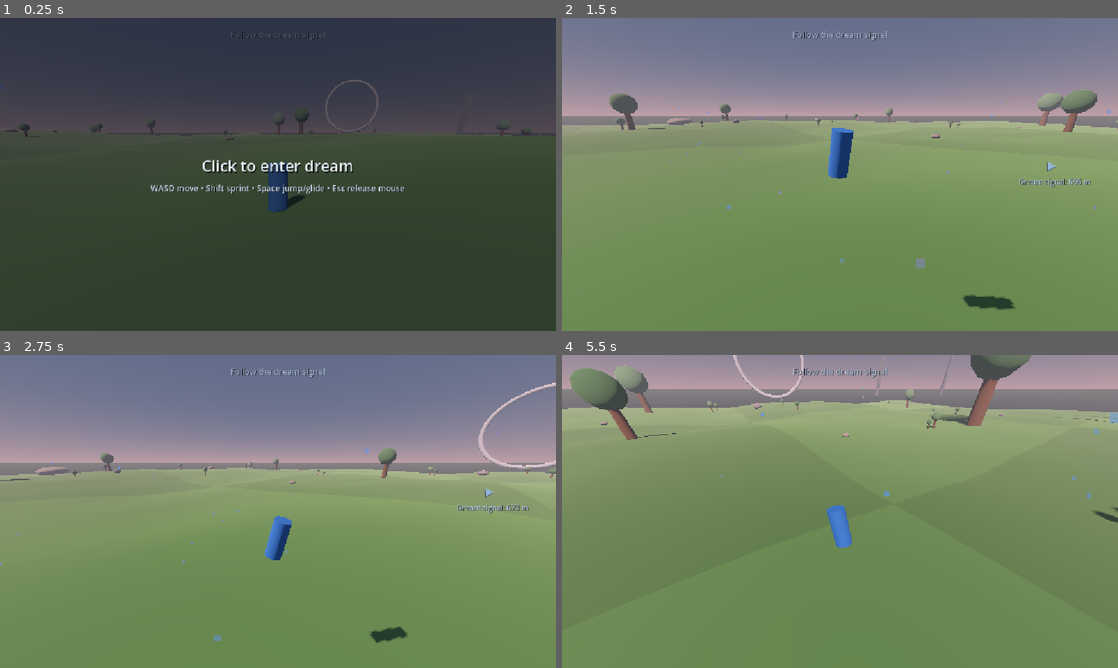
Above: before the commit, frames 1-4 (two rows, left to right).
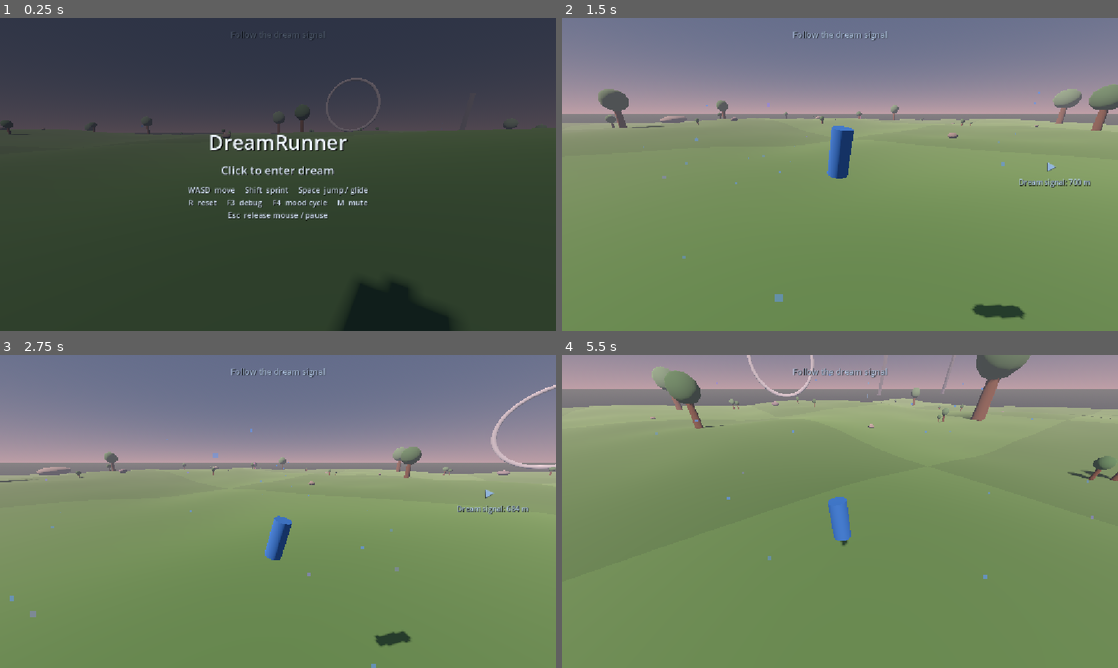
Above: after the commit, the same moments.

Repository: nimanimanima-rgb/DreamRunner
Game: Godot game, scene res://scenes/Game.tscn
The game is run twice, just before and just after one commit, with the same random seed, the same clock (stepped at 60 frames per second) and the same inputs.
Inputs (mouse positions are in pixels of both pictures, inside the frame that each line leads up to):
- Up to frame 1 (0.25 s): no input
- Up to frame 2 (1.5 s): tap Enter at 0.5 s; move the mouse to (962, 158) at 0.52 s; hold D (move_right) 0.53-1.28 s; hold Shift (sprint) 0.53-1.28 s; click (962, 158) at 0.67 s; tap Space (jump) at 0.77, 0.8, 1.07, 1.35 s; move the mouse to (812, 174) at 1.27 s; hold W (move_forward) from 1.28 s (still down); click (812, 174) at 1.42 s
- Up to frame 3 (2.75 s): keep holding W (move_forward); tap Space (jump) at 1.52, 1.82, 2.3 s; tap Shift (sprint) at 1.55 s; move the mouse to (289, 505) at 2.02 s; hold Shift (sprint) from 2.03 s (still down); click (289, 505) at 2.17 s
- Up to frame 4 (5.5 s): move the mouse to (834, 517) at 2.77 s; release Shift (sprint) at 2.78 s; tap M at 2.85 s; click (834, 517) at 2.92 s; tap Space (jump) at 3.02, 3.32, 3.77, 3.8, 4.07, 4.35, 4.52, 4.82, 5.3 s; tap Shift (sprint) at 3.05, 4.55 s; move the mouse to (878, 514) at 3.52 s; hold Shift (sprint) 3.53-4.28 s; click (878, 514) at 3.67 s; tap Escape (ui_cancel) at 4.15 s; tap Enter at 4.25 s; move the mouse to (673, 464) at 4.27 s; release W (move_forward) at 4.28 s; hold A (move_left) 4.28-5.03 s; click (673, 464) at 4.42 s; move the mouse to (845, 511) at 5.02 s; hold W (move_forward) from 5.03 s (still down); hold Shift (sprint) from 5.03 s (still down); click (845, 511) at 5.17 s

The runs differ from the first frame. In frame 1, 5.5% of the frame differs, in the area x 0-100%, y 19-100%; in frame 2, 4.0%; in frame 3, 2.2%; in frame 4, 4.7%.

Commit message:
Add MVP shell overlay

Diff:
--- a/scenes/Game.tscn
+++ b/scenes/Game.tscn
@@ -214,6 +214,7 @@
 [node name="StartOverlay" type="CanvasLayer" parent="."]
 layer = 10
 script = ExtResource("4_overlay")
+player_path = NodePath("../Player")
 
 [node name="Backdrop" type="ColorRect" parent="StartOverlay"]
 mouse_filter = 2
@@ -237,14 +238,25 @@
 layout_mode = 2
 theme_override_constants/separation = 12
 
-[node name="Title" type="Label" parent="StartOverlay/CenterContainer/Message"]
+[node name="GameTitle" type="Label" parent="StartOverlay/CenterContainer/Message"]
 mouse_filter = 2
 layout_mode = 2
 theme_override_colors/font_color = Color(0.94, 0.97, 1, 1)
 theme_override_colors/font_shadow_color = Color(0, 0, 0, 0.7)
 theme_override_constants/shadow_offset_x = 2
 theme_override_constants/shadow_offset_y = 2
-theme_override_font_sizes/font_size = 32
+theme_override_font_sizes/font_size = 42
+text = "DreamRunner"
+horizontal_alignment = 1
+
+[node name="Prompt" type="Label" parent="StartOverlay/CenterContainer/Message"]
+mouse_filter = 2
+layout_mode = 2
+theme_override_colors/font_color = Color(0.87, 0.92, 0.98, 0.96)
+theme_override_colors/font_shadow_color = Color(0, 0, 0, 0.7)
+theme_override_constants/shadow_offset_x = 1
+theme_override_constants/shadow_offset_y = 1
+theme_override_font_sizes/font_size = 24
 text = "Click to enter dream"
 horizontal_alignment = 1
 
@@ -255,6 +267,8 @@
 theme_override_colors/font_shadow_color = Color(0, 0, 0, 0.7)
 theme_override_constants/shadow_offset_x = 1
 theme_override_constants/shadow_offset_y = 1
-theme_override_font_sizes/font_size = 17
-text = "WASD move • Shift sprint • Space jump/glide • Esc release mouse"
-horizontal_alignment = 1
+theme_override_font_sizes/font_size = 16
+text = "WASD  move     Shift  sprint     Space  jump / glide
+R  reset     F3  debug     F4  mood cycle     M  mute
+Esc  release mouse / pause"
+horizontal_alignment = 1
--- a/scripts/player_controller.gd
+++ b/scripts/player_controller.gd
@@ -96,7 +96,7 @@
 		return
 
 	if event.is_action_pressed("ui_cancel"):
-		Input.set_mouse_mode(Input.MOUSE_MODE_VISIBLE)
+		release_mouse_and_pause()
 		get_viewport().set_input_as_handled()
 		return
 
@@ -106,8 +106,7 @@
 		and event.pressed
 		and Input.get_mouse_mode() != Input.MOUSE_MODE_CAPTURED
 	):
-		Input.set_mouse_mode(Input.MOUSE_MODE_CAPTURED)
-		dream_entered.emit()
+		capture_mouse()
 		get_viewport().set_input_as_handled()
 		return
 
@@ -120,6 +119,16 @@
 			deg_to_rad(min_pitch_degrees),
 			deg_to_rad(max_pitch_degrees)
 		)
+
+
+func capture_mouse() -> void:
+	Input.set_mouse_mode(Input.MOUSE_MODE_CAPTURED)
+	dream_entered.emit()
+
+
+func release_mouse_and_pause() -> void:
+	Input.set_mouse_mode(Input.MOUSE_MODE_VISIBLE)
+	get_tree().paused = true
 
 
 func reset_to_start() -> void:
--- a/scripts/start_overlay.gd
+++ b/scripts/start_overlay.gd
@@ -1,5 +1,35 @@
 extends CanvasLayer
+
+@export var player_path: NodePath
+
+@onready var player: CharacterBody3D = get_node(player_path)
+@onready var prompt: Label = $CenterContainer/Message/Prompt
+
+var has_entered_dream: bool = false
+
+
+func _ready() -> void:
+	process_mode = Node.PROCESS_MODE_ALWAYS
+	Input.set_mouse_mode(Input.MOUSE_MODE_VISIBLE)
+	get_tree().paused = true
+	visible = true
 
 
 func _process(_delta: float) -> void:
 	visible = Input.get_mouse_mode() != Input.MOUSE_MODE_CAPTURED
+	if not visible:
+		has_entered_dream = true
+	prompt.text = "Click to resume dream" if has_entered_dream else "Click to enter dream"
+
+
+func _input(event: InputEvent) -> void:
+	if (
+		visible
+		and event is InputEventMouseButton
+		and event.button_index == MOUSE_BUTTON_LEFT
+		and event.pressed
+	):
+		get_tree().paused = false
+		player.call("capture_mouse")
+		has_entered_dream = true
+		get_viewport().set_input_as_handled()
